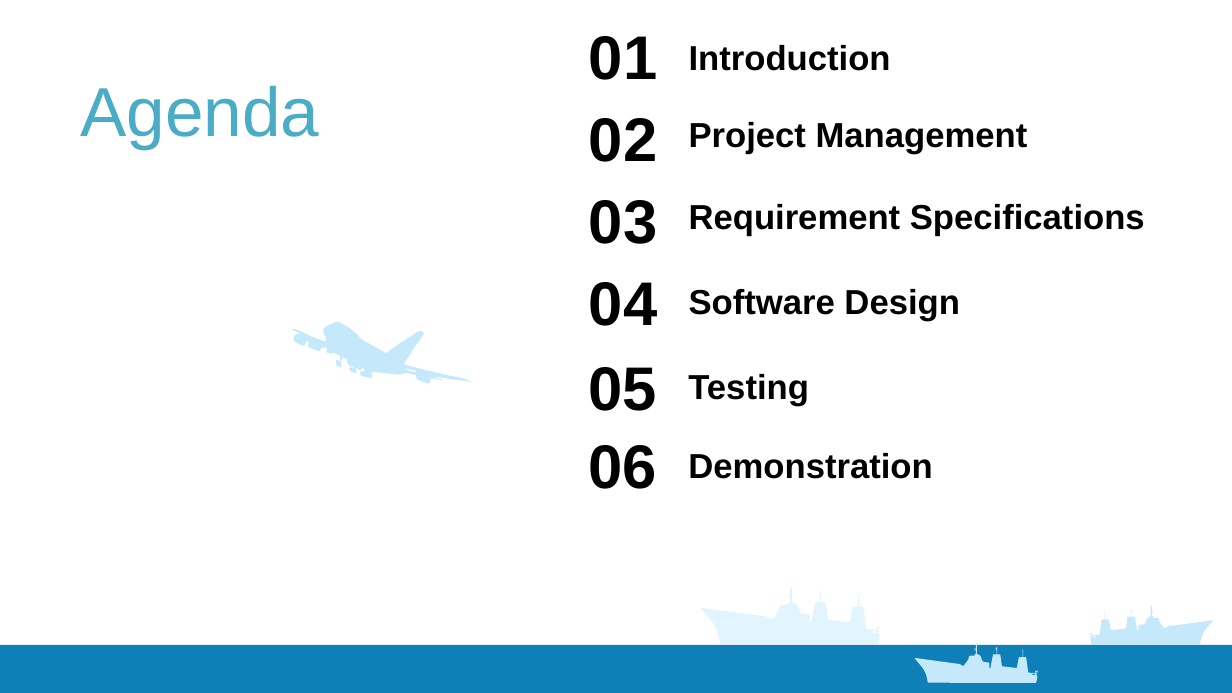
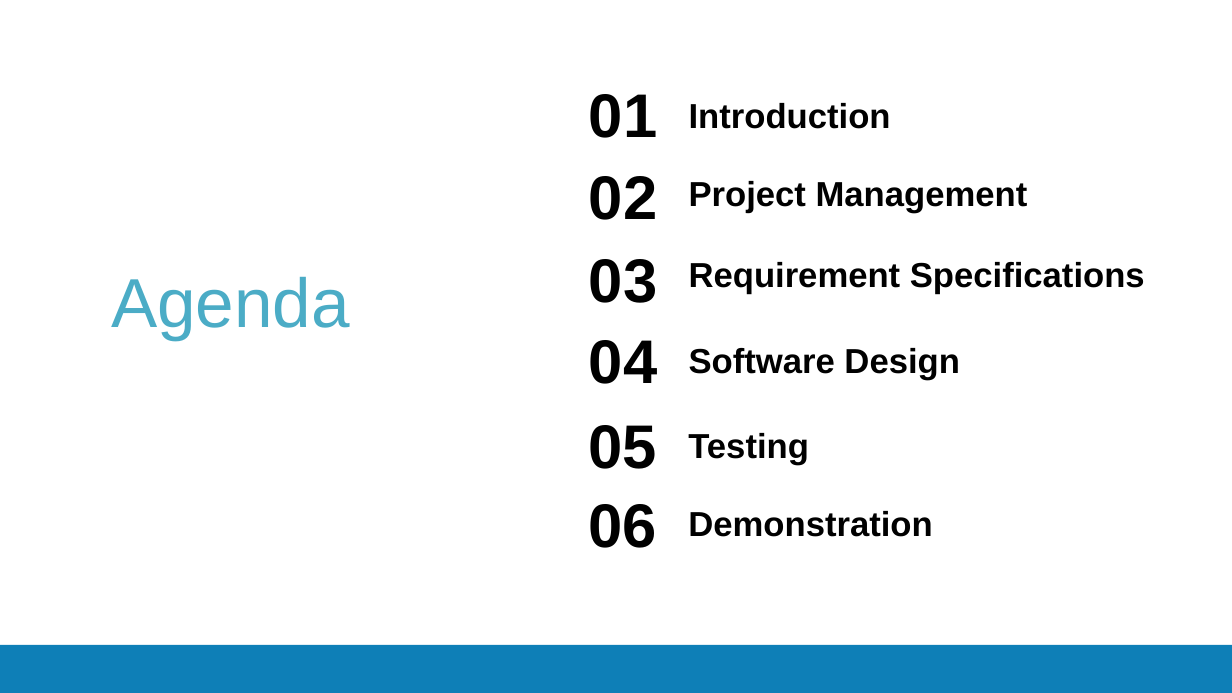
Before and after one commit to thaihavan/capstone_project, a slide deck: slide 3 of sources/docs/TripSharing.pptx. Drawn at 1232x693 pixels with LibreOffice and Linux fonts; fonts in the diff are those of the drawing. Boxes give left, top, right and bottom in pixels: in the first picture for what was removed or moved away, otherwise in the second. Text is boxed around its words. In the diff, an @@ line names an element or a change of style, - is before the commit and + after.

```diff
--- a/sources/docs/TripSharing.pptx
+++ b/sources/docs/TripSharing.pptx
@@ text "Agenda": place and size @@
-text "Agenda" at [80,86,319,149]
+text "Agenda" at [111,277,350,340]
@@ freeform shape removed at [285,297,483,407] @@
@@ 12 texts: place and size @@
-12 texts at [589,36,1145,489]
+12 texts at [589,94,1145,548]
@@ freeform shape removed at [701,586,881,644] @@
@@ freeform shape removed at [1091,605,1214,645] @@
@@ freeform shape removed at [915,643,1038,683] @@
```
Also in this commit, not shown: 3 other slides changed, 8 slides removed, 10 other files.
